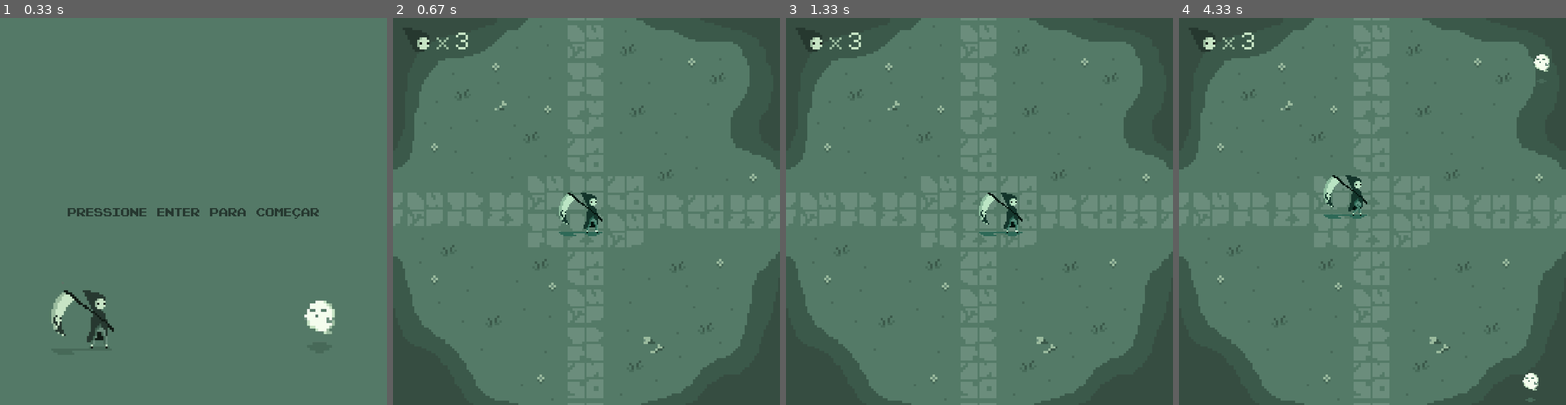
Above: before the commit, frames 1-4 (left to right).
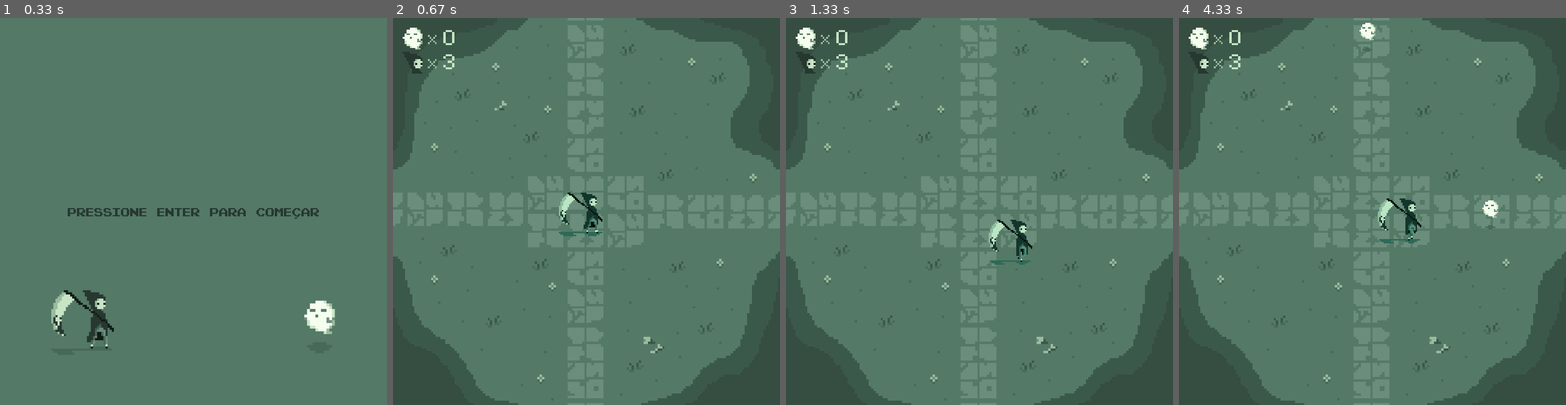
Above: after the commit, the same moments.

Repository: daskyni/jogo-pygame
Game: pygame game, started from main.py
Same seed, same stepped clock (60 frames per second), same inputs: the game is played once before the commit and once after it.
Inputs:
- Up to frame 1 (0.33 s): no input
- Up to frame 2 (0.67 s): tap Enter at 0.33 s
- Up to frame 3 (1.33 s): hold S 0.67-1.13 s; hold Right 0.67-1.13 s; hold D from 1.17 s (still down)
- Up to frame 4 (4.33 s): release D at 1.63 s; hold Up 1.67-1.97 s; hold D 2-2.47 s; hold Left 2.5-3.03 s; hold S 3.07-3.37 s; hold Left 3.4-3.8 s; hold W 3.83-4.2 s; hold Right from 4.23 s (still down)

Frame 1 is identical in both runs. In frame 2, 0.6% of the frame differs, in the area x 2-20%, y 2-15%; in frame 3, 1.6%; in frame 4, 2.2%, in the area x 2-96%, y 1-100%.

Commit message:
add contador fantasmas

Diff:
--- a/ghosts.py
+++ b/ghosts.py
@@ -5,18 +5,25 @@
 # Constantes para o fantasma
 GHOST_CONTACT_DAMAGE = 1
 GHOST_TOTAL_LIVES = 1
-GHOST_AGGRO_RADIUS = 200 # Raio em que o fantasma começa a perseguir o Player
-MIN_PLAYER_DISTANCE = 200 # Ajustado para evitar dano "de longe"
+GHOST_AGGRO_RADIUS = 400  # Raio em que o fantasma começa a perseguir o Player
+MIN_PLAYER_DISTANCE = 30
 
 # Constantes para repulsão entre fantasmas
-MIN_GHOST_DISTANCE_REPEL = 50  # Distância para começar a repelir (ajuste conforme o tamanho do sprite)
-GHOST_REPEL_STRENGTH_VALUE = 0.5 # Força da repulsão (pequeno valor para evitar movimentos bruscos)
+MIN_GHOST_DISTANCE_REPEL = 200  # Distância para começar a repelir (ajuste conforme o tamanho do sprite)
+GHOST_REPEL_STRENGTH_VALUE = 0.5  # Força da repulsão (pequeno valor para evitar movimentos bruscos)
 
 SCREEN_WIDTH = 800
 SCREEN_HEIGHT = 800
 
+GHOST_SPAWN_POINTS = [
+    (SCREEN_WIDTH // 2, 0),               # meio do topo
+    (SCREEN_WIDTH // 2, SCREEN_HEIGHT),   # meio da base
+    (0, SCREEN_HEIGHT // 2),               # meio da esquerda
+    (SCREEN_WIDTH, SCREEN_HEIGHT // 2)    # meio da direita
+]
+
 class Ghost(pygame.sprite.Sprite):
-    def __init__(self, player, all_ghosts_group):
+    def __init__(self, player, all_ghosts_group, spawn_pos=None):
         super().__init__()
 
         # sprites de flutuar
@@ -46,30 +53,19 @@
         # imagem inicial
         self.image = self.fluctuate_frames[self.current_frame]
         self.rect = self.image.get_rect()
+        self.rect.inflate_ip(-self.rect.width * 0.3, -self.rect.height * 0.3)  # reduz 30%
 
-        # define onde o fantasma vai nascer aleatoriamente
-        side = random.choice(['top', 'bottom', 'left', 'right'])
-        if side == 'top':
-            x = random.randint(0, SCREEN_WIDTH)
-            y = 0
-        elif side == 'bottom':
-            x = random.randint(0, SCREEN_WIDTH)
-            y = SCREEN_HEIGHT
-        elif side == 'left':
-            x = 0
-            y = random.randint(0, SCREEN_HEIGHT)
-        else:  # right
-            x = SCREEN_WIDTH
-            y = random.randint(0, SCREEN_HEIGHT)
-
-        self.rect.center = (x, y)
+        # Se spawn_pos não for fornecida, escolhe aleatoriamente entre as 4 fixas
+        if spawn_pos is None:
+            spawn_pos = random.choice(GHOST_SPAWN_POINTS)
+        self.rect.center = spawn_pos
 
         # velocidade de movimento
         self.speed = 0.5
 
         self.direction = pygame.Vector2(random.uniform(-1, 1), random.uniform(-1, 1)).normalize()
         self.player = player
-        self.all_ghosts_group = all_ghosts_group # Grupo de todos os fantasmas para checar repulsão
+        self.all_ghosts_group = all_ghosts_group  # Grupo de todos os fantasmas para checar repulsão
 
         self.timer = 0
         self.change_direction_time = random.randint(60, 120)
@@ -82,92 +78,66 @@
 
         # Lógica de Comportamento (Direção e Velocidade)
         distance_vector = pygame.Vector2(self.player.rect.center) - pygame.Vector2(self.rect.center)
-        # Calcula a distância, tratando o caso de vetor zero para evitar erros com .length()
         distance_length = distance_vector.length() if distance_vector.length_squared() > 0 else 0
 
-        # Define a velocidade base do fantasma dependendo se o jogador está andando
-        current_speed = 1.5 if self.player.walking else 0.8 # ajustado para fantasma ser mais lento que o jogador
+        current_speed = 1.5 if self.player.walking else 0.8
 
-        # Comportamento de Perseguição / Proximidade
-        if distance_length < GHOST_AGGRO_RADIUS:  # Dentro do raio de agressão
+        if distance_length < GHOST_AGGRO_RADIUS:
             if distance_length <= MIN_PLAYER_DISTANCE:
-                # Muito perto: para o fantasma (velocidade = 0).
-                # A direção atual será mantida, mas a velocidade será zero.
-                # O timer de movimento aleatório continua, então a direção pode mudar,
-                # mas ele só se moverá se o jogador se afastar.
                 current_speed = 0
-                # O timer de movimento aleatório continua rodando para que, se o jogador se afastar,
-                # o fantasma não fique preso na direção antiga.
                 self.timer += 1
                 if self.timer >= self.change_direction_time:
                     self.direction = pygame.Vector2(random.uniform(-1, 1), random.uniform(-1, 1)).normalize()
-                    self.change_direction_time = random.randint(60, 120) # Frames
+                    self.change_direction_time = random.randint(60, 120)
                     self.timer = 0
-            else: # Dentro do raio de aggro, mas não muito perto: persegue o jogador
-                if distance_vector.length_squared() > 0: # Normaliza apenas se o vetor não for zero
+            else:
+                if distance_vector.length_squared() > 0:
                     self.direction = distance_vector.normalize()
-                # Reseta o timer de movimento aleatório, já que está perseguindo ativamente
                 self.timer = 0
         else:
-            # Fora do raio de agressão: movimento aleatório
             self.timer += 1
             if self.timer >= self.change_direction_time:
                 self.direction = pygame.Vector2(random.uniform(-1, 1), random.uniform(-1, 1)).normalize()
-                self.change_direction_time = random.randint(60, 120) # Frames
+                self.change_direction_time = random.randint(60, 120)
                 self.timer = 0
 
-        # Movimento base calculado
         base_move_x = self.direction.x * current_speed
         base_move_y = self.direction.y * current_speed
 
-        # Lógica de repulsão entre fantasmas
         repel_offset = pygame.Vector2(0, 0)
         if self.all_ghosts_group:
             for other_ghost in self.all_ghosts_group:
-                if other_ghost != self: # Não se repele
-                    # Vetor do centro deste fantasma para o centro do outro fantasma
+                if other_ghost != self:
                     vec_from_self_to_other = pygame.Vector2(other_ghost.rect.centerx - self.rect.centerx,
                                                             other_ghost.rect.centery - self.rect.centery)
                     distance = vec_from_self_to_other.length()
 
                     if 0 < distance < MIN_GHOST_DISTANCE_REPEL:
-                        # Se muito perto, calcula um pequeno empurrão para longe do outro fantasma (na direção oposta ao vetor)
-                        # Normaliza o vetor (que aponta para o outro fantasma) e inverte para obter a direção de afastamento
-                        if distance == 0: # Evita divisão por zero se estiverem exatamente no mesmo lugar
-                             # Aplica um empurrão aleatório para longe
-                            push_away_direction = pygame.Vector2(random.uniform(-1,1), random.uniform(-1,1)).normalize()
+                        if distance == 0:
+                            push_away_direction = pygame.Vector2(random.uniform(-1, 1), random.uniform(-1, 1)).normalize()
                         else:
                             push_away_direction = -vec_from_self_to_other.normalize()
                         repel_offset += push_away_direction * GHOST_REPEL_STRENGTH_VALUE
 
-        # limitar na tela
         self.rect.x += base_move_x + repel_offset.x
         self.rect.y += base_move_y + repel_offset.y
         self.rect.clamp_ip(pygame.Rect(0, 0, SCREEN_WIDTH, SCREEN_HEIGHT))
 
-        # verificar colisão com player
         if self.rect.colliderect(self.player.hitbox):
-            # O fantasma causa dano ao jogador ao tocá-lo.
-            # A lógica de invulnerabilidade do jogador esta em player.take_damage()
-            self.player.take_damage(GHOST_CONTACT_DAMAGE, self) # Passa o fantasma como fonte do dano
+            self.player.take_damage(GHOST_CONTACT_DAMAGE, self)
 
     def animate_fluctuate(self):
         now = pygame.time.get_ticks()
-
-        # verifica se o tempo que passou é maior do que o tempo que cada frame deve ficar na tela
         if now - self.last_update > self.animation_speed * 1000:
-            # atualiza o tempo e o frame
             self.last_update = now
-            self.current_frame = (self.current_frame + 1) % len(self.fluctuate_frames) # realiza o loop dos frames
-
-            # pega o frame base
+            self.current_frame = (self.current_frame + 1) % len(self.fluctuate_frames)
             base_image = self.fluctuate_frames[self.current_frame]
             self.image = base_image
 
     def take_damage(self, amount):
         self.lives_remaining -= amount
         if self.lives_remaining <= 0:
-            self.kill()  # remove o fantasma do grupo e da tela
+            self.kill()
 
     def draw(self, surface):
         surface.blit(self.image, self.rect)
--- a/main.py
+++ b/main.py
@@ -2,6 +2,7 @@
 from ghosts import Ghost
 from player import Player
 from projectile import Projectile
+import random
 
 # define o FPS do jogo
 FPS = 60
@@ -9,6 +10,13 @@
 # define o tamanho da tela
 SCREEN_WIDTH = 800
 SCREEN_HEIGHT = 800
+
+GHOST_SPAWN_POINTS = [
+    (SCREEN_WIDTH // 2, 0),               # meio do topo
+    (SCREEN_WIDTH // 2, SCREEN_HEIGHT),   # meio da base
+    (0, SCREEN_HEIGHT // 2),               # meio da esquerda
+    (SCREEN_WIDTH, SCREEN_HEIGHT // 2)    # meio da direita
+]
 
 def load_smoke_frames():
     frames = []
@@ -17,9 +25,27 @@
         frames.append(img)
     return frames
 
+def load_digit_sprites(target_size=None):
+    digits = []
+    for i in range(10):
+        img = pygame.image.load(f'./sprites/tela/numeros/contador_{i}.png').convert_alpha()
+        if target_size:
+            img = pygame.transform.scale(img, target_size)
+        digits.append(img)
+    return digits
+
+
+def draw_number(surface, number, pos, digit_sprites, spacing):
+    str_num = str(number)
+    x, y = pos
+    for char in str_num:
+        digit = int(char)
+        digit_img = digit_sprites[digit]
+        surface.blit(digit_img, (x, y))
+        x += digit_img.get_width() - spacing
+
 def inicializa_jogo(player, ghosts):
     player.lives_remaining = player.total_lives
-    player.life_count_atual = player.life_counters[player.lives_remaining]
     player.walking = False
     player.is_attacking = False
     player.direction_x = 0
@@ -28,6 +54,10 @@
     player.rect.center = (SCREEN_WIDTH // 2, SCREEN_HEIGHT // 2)
     for ghost in ghosts:
         ghost.kill()
+    global ghosts_killed
+    ghosts_killed = 0
+
+ghosts_killed = 0
 
 if __name__ == "__main__":
     pygame.init()
@@ -66,8 +96,26 @@
     GHOST_SPAWN_EVENT = pygame.USEREVENT + 1
     pygame.time.set_timer(GHOST_SPAWN_EVENT, 2000)
 
-    POSICAO_X_LIFE_COUNT = 20
-    POSICAO_Y_LIFE_COUNT = 20
+    icon_vida = pygame.image.load('./sprites/tela/contador_vida.png').convert_alpha()
+    icon_ghost = pygame.image.load('./sprites/tela/contador_fantasmas.png').convert_alpha()
+
+    icon_size = (70, 45)
+    icon_vida = pygame.transform.scale(icon_vida, icon_size)
+    icon_ghost = pygame.transform.scale(icon_ghost, icon_size)
+
+    POS_ICON_VIDA = (20, 70)
+    POS_NUM_VIDA = (POS_ICON_VIDA[0] + icon_size[0] + 5, POS_ICON_VIDA[1])
+
+    POS_ICON_GHOST = (20, 20)
+    POS_NUM_GHOST = (POS_ICON_GHOST[0] + icon_size[0] + 5, POS_ICON_GHOST[1])
+
+    digit_height = 40
+    temp_img = pygame.image.load('./sprites/tela/numeros/contador_0.png').convert_alpha()
+    aspect_ratio = temp_img.get_width() / temp_img.get_height()
+    digit_width = int(digit_height * aspect_ratio)
+
+    digit_target_size = (digit_width, digit_height)
+    digit_sprites = load_digit_sprites(digit_target_size)
 
     player = Player()
     ghosts = pygame.sprite.Group()
@@ -87,7 +135,7 @@
             if event.type == pygame.QUIT:
                 running = False
             elif event.type == GHOST_SPAWN_EVENT:
-                new_ghost = Ghost(player, ghosts)
+                new_ghost = Ghost(player, ghosts, spawn_pos=random.choice(GHOST_SPAWN_POINTS))
                 ghosts.add(new_ghost)
 
             if game_state == TELA_INICIAL:
@@ -111,17 +159,29 @@
             # Disparo automático do projetil
             if current_time - last_shot_time >= shot_cooldown:
                 last_shot_time = current_time
-                proj = Projectile(player.rect.center, player.direction, smoke_frames)
+                x, y = player.rect.center
+                offset = 60
+                if player.direction == 'right':
+                    x += offset
+                elif player.direction == 'left':
+                    x -= offset
+                elif player.direction == 'up':
+                    y -= offset
+                elif player.direction == 'down':
+                    y += offset
+                proj = Projectile((x, y), player.direction, smoke_frames)
                 projectiles.add(proj)
 
             projectiles.update()
 
             # Colisão projetil x fantasmas
             for proj in projectiles:
-                hits = pygame.sprite.spritecollide(proj, ghosts, False)
+                hits = [ghost for ghost in ghosts if ghost.rect.colliderect(proj.hitbox)]
                 if hits:
                     for ghost in hits:
                         ghost.take_damage(1)
+                        if ghost.lives_remaining <= 0:
+                            ghosts_killed += 1  # incrementa contador
                     proj.kill()
 
         # Desenha telas
@@ -134,31 +194,41 @@
         elif game_state == JOGANDO:
             screen.blit(scaled_background, background_rect)
 
-            player.update()
-            player.draw(screen)
-
             for ghost in ghosts:
                 ghost.update()
                 ghost.draw(screen)
 
+            player.update()
+            player.draw(screen)
+
             projectiles.draw(screen)
 
-            screen.blit(player.life_count_atual, (POSICAO_X_LIFE_COUNT, POSICAO_Y_LIFE_COUNT))
+            screen.blit(icon_ghost, POS_ICON_GHOST)
+            draw_number(screen, ghosts_killed, POS_NUM_GHOST, digit_sprites, 2)
+
+            screen.blit(icon_vida, POS_ICON_VIDA)
+            draw_number(screen, player.lives_remaining, POS_NUM_VIDA, digit_sprites, 2)
 
             if player.lives_remaining <= 0:
                 game_state = GAME_OVER
 
         elif game_state == GAME_OVER:
             screen.blit(scaled_initial_background, initial_background_rect)
+
             game_over_surface = font_title.render("GAME OVER", True, (38, 56, 48))
             instrucao_restart_surface = font_instruction.render("ENTER para reiniciar", True, (38, 56, 48))
             instrucao_sair_surface = font_stats.render("ESC para sair", True, (38, 56, 48))
 
+            kill_count_text = f"Você matou {ghosts_killed} fantasmas"
+            kill_count_surface = font_stats.render(kill_count_text, True, (38, 56, 48))
+
             game_over_rect = game_over_surface.get_rect(center=(SCREEN_WIDTH // 2, SCREEN_HEIGHT // 3))
             instrucao_restart_rect = instrucao_restart_surface.get_rect(center=(SCREEN_WIDTH // 2, SCREEN_HEIGHT // 2))
             instrucao_sair_rect = instrucao_sair_surface.get_rect(center=(SCREEN_WIDTH // 2, SCREEN_HEIGHT // 2 + 60))
+            kill_count_rect = kill_count_surface.get_rect(center=(SCREEN_WIDTH // 2, SCREEN_HEIGHT // 2 - 40))
 
             screen.blit(game_over_surface, game_over_rect)
+            screen.blit(kill_count_surface, kill_count_rect)
             screen.blit(instrucao_restart_surface, instrucao_restart_rect)
             screen.blit(instrucao_sair_surface, instrucao_sair_rect)
 
--- a/player.py
+++ b/player.py
@@ -8,9 +8,6 @@
 PLAYER_KNOCKBACK_DURATION = 200
 PLAYER_KNOCKBACK_SPEED = 5
 PLAYER_DAMAGE = 1
-
-TAMANHO_COMPRIMENTO_LIFE_COUNT = 150
-TAMANHO_ALTURA_LIFE_COUNT = 50
 
 SCREEN_WIDTH = 800
 SCREEN_HEIGHT = 800
@@ -96,20 +93,6 @@
         self.knockback_direction = pygame.Vector2(0, 0)
 
         self.base_sprite_image = self.image
-
-        self.life_count_sprite_3 = pygame.transform.scale(pygame.image.load('./sprites/tela/vida/vida_3.png').convert_alpha(),
-                                                           (TAMANHO_COMPRIMENTO_LIFE_COUNT, TAMANHO_ALTURA_LIFE_COUNT))
-        self.life_count_sprite_2 = pygame.transform.scale(pygame.image.load('./sprites/tela/vida/vida_2.png').convert_alpha(),
-                                                           (TAMANHO_COMPRIMENTO_LIFE_COUNT, TAMANHO_ALTURA_LIFE_COUNT))
-        self.life_count_sprite_1 = pygame.transform.scale(pygame.image.load('./sprites/tela/vida/vida_1.png').convert_alpha(),
-                                                           (TAMANHO_COMPRIMENTO_LIFE_COUNT, TAMANHO_ALTURA_LIFE_COUNT))
-        self.life_count_sprite_0 = pygame.transform.scale(pygame.image.load('./sprites/tela/vida/vida_0.png').convert_alpha(),
-                                                           (TAMANHO_COMPRIMENTO_LIFE_COUNT, TAMANHO_ALTURA_LIFE_COUNT))
-
-        self.life_counters = [self.life_count_sprite_0, self.life_count_sprite_1,
-                              self.life_count_sprite_2, self.life_count_sprite_3]
-
-        self.life_count_atual = self.life_counters[self.lives_remaining]
 
     def update(self):
         now = pygame.time.get_ticks()
@@ -214,10 +197,8 @@
     def take_damage(self, amount, damage_source=None):
         if not self.invulnerable:
             self.lives_remaining -= amount
-            self.life_count_atual = self.life_counters[self.lives_remaining]
             self.invulnerable = True
             self.last_hit_time = pygame.time.get_ticks()
-            print(f"Vidas restantes: {self.lives_remaining}")
             if damage_source:
                 self.is_knocked_back = True
                 self.knockback_start_time = pygame.time.get_ticks()
@@ -233,40 +214,43 @@
 
             if self.lives_remaining <= 0:
                 self.lives_remaining = 0
-                print("O Jogador Morreu!")
 
     def handle_input(self, event):
         if event.type == pygame.KEYDOWN:
             if self.is_knocked_back:
                 return
-            if event.key == pygame.K_RIGHT:
+            if event.key == pygame.K_RIGHT or event.key == pygame.K_d:
                 self.direction_x = 1
                 self.walking = True
                 self.facing_right = True
                 self.direction = 'right'
-            elif event.key == pygame.K_LEFT:
+            elif event.key == pygame.K_LEFT or event.key == pygame.K_a:
                 self.direction_x = -1
                 self.walking = True
                 self.facing_right = False
                 self.direction = 'left'
-            elif event.key == pygame.K_UP:
+            elif event.key == pygame.K_UP or event.key == pygame.K_w:
                 self.direction_y = -1
                 self.walking = True
                 self.direction = 'up'
-            elif event.key == pygame.K_DOWN:
+            elif event.key == pygame.K_DOWN or event.key == pygame.K_s:
                 self.direction_y = 1
                 self.walking = True
                 self.direction = 'down'
 
         elif event.type == pygame.KEYUP:
-            if event.key == pygame.K_RIGHT and self.direction_x == 1:
-                self.direction_x = 0
-            elif event.key == pygame.K_LEFT and self.direction_x == -1:
-                self.direction_x = 0
-            elif event.key == pygame.K_UP and self.direction_y == -1:
-                self.direction_y = 0
-            elif event.key == pygame.K_DOWN and self.direction_y == 1:
-                self.direction_y = 0
+            if event.key == pygame.K_RIGHT or event.key == pygame.K_d:
+                if self.direction_x == 1:
+                    self.direction_x = 0
+            elif event.key == pygame.K_LEFT or event.key == pygame.K_a:
+                if self.direction_x == -1:
+                    self.direction_x = 0
+            elif event.key == pygame.K_UP or event.key == pygame.K_w:
+                if self.direction_y == -1:
+                    self.direction_y = 0
+            elif event.key == pygame.K_DOWN or event.key == pygame.K_s:
+                if self.direction_y == 1:
+                    self.direction_y = 0
 
             if self.direction_x == 0 and self.direction_y == 0 and not self.is_attacking:
                 self.walking = False
--- a/projectile.py
+++ b/projectile.py
@@ -30,6 +30,9 @@
         self.direction = direction
         self.image = self.smoke_sprites[self.frame_index]
         self.rect = self.image.get_rect(center=pos)
+        self.rect = self.image.get_rect(center=pos)
+
+        self.hitbox = self.rect.inflate(-self.rect.width * 0.5, -self.rect.height * 0.3)
 
     def update(self):
         # Movimento conforme direção
@@ -41,6 +44,9 @@
             self.rect.y -= self.speed
         elif self.direction == 'down':
             self.rect.y += self.speed
+
+        # Atualiza a hitbox junto com o rect
+        self.hitbox.center = self.rect.center
 
         # Animação
         self.frame_counter += self.animation_speed
Not shown, changed: README.md
Renamed: sprites/tela/fantasmas/contador_fantasmas.png -> sprites/tela/contador_fantasmas.png
Binary file added: sprites/tela/contador_vida.png
Renamed: sprites/tela/fantasmas/contador_0.png -> sprites/tela/numeros/contador_0.png
Renamed: sprites/tela/fantasmas/contador_1.png -> sprites/tela/numeros/contador_1.png
Renamed: sprites/tela/fantasmas/contador_2.png -> sprites/tela/numeros/contador_2.png
Renamed: sprites/tela/fantasmas/contador_3.png -> sprites/tela/numeros/contador_3.png
Renamed: sprites/tela/fantasmas/contador_4.png -> sprites/tela/numeros/contador_4.png
Renamed: sprites/tela/fantasmas/contador_5.png -> sprites/tela/numeros/contador_5.png
Renamed: sprites/tela/fantasmas/contador_6.png -> sprites/tela/numeros/contador_6.png
Renamed: sprites/tela/fantasmas/contador_7.png -> sprites/tela/numeros/contador_7.png
Renamed: sprites/tela/fantasmas/contador_8.png -> sprites/tela/numeros/contador_8.png
(and 5 more such lines)
